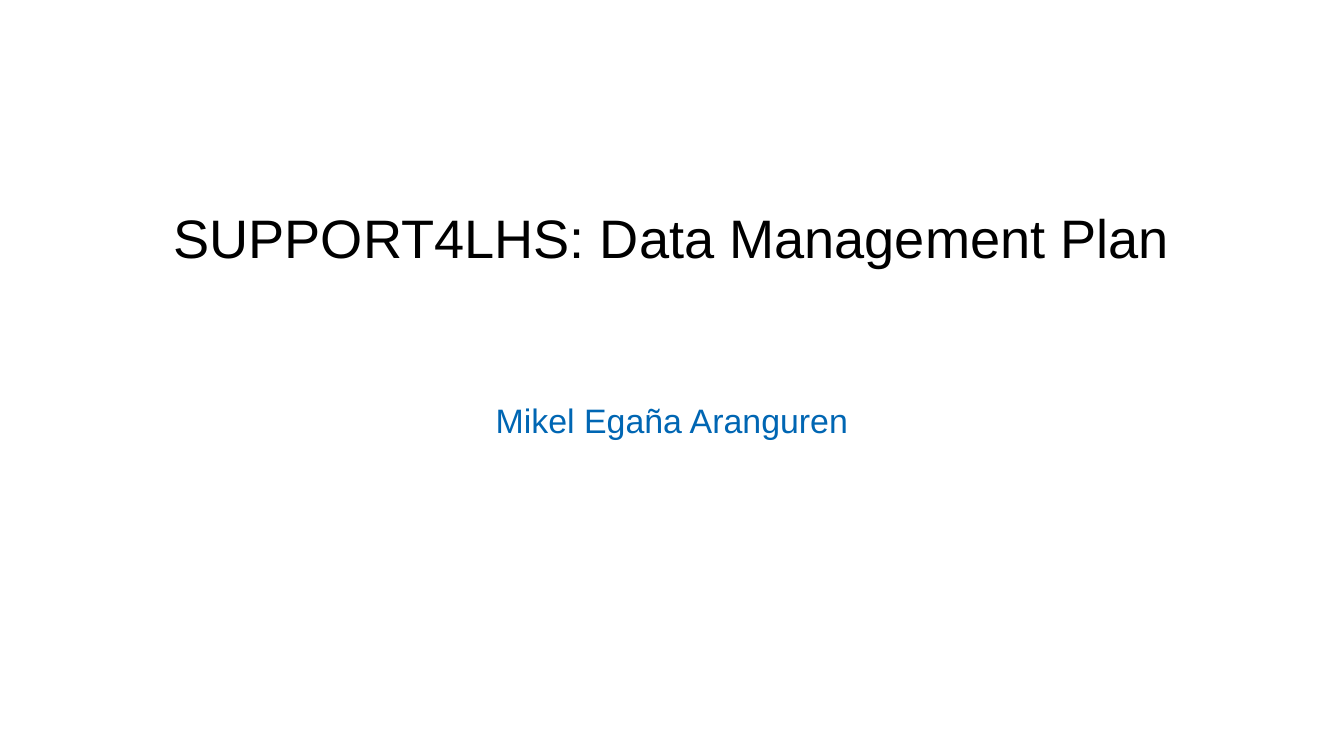
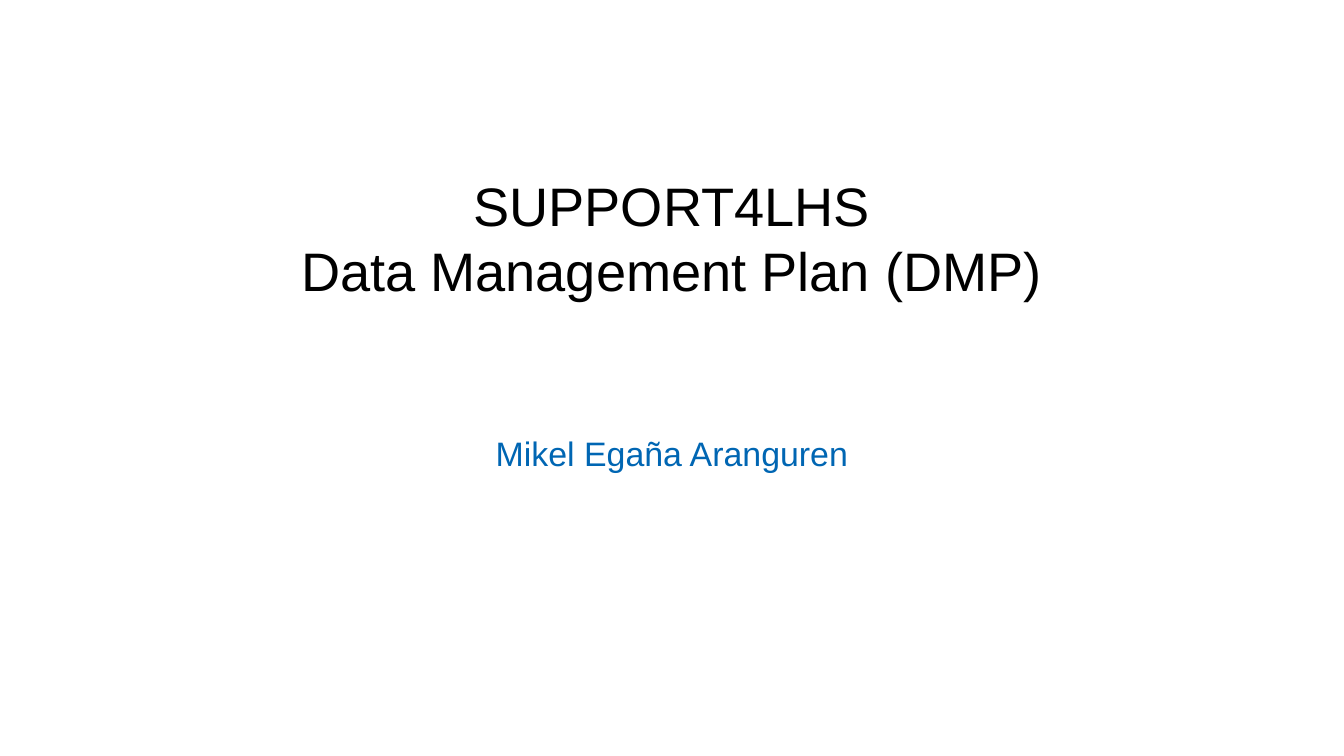
Before and after one commit to mikel-egana-aranguren/MINEGRAPH-MINEGUIDE-FAIR-DMP, a slide deck: slide 1 of doc/FAIR-DMP-kick-off.odp. Drawn at 1344x756 pixels with LibreOffice and Linux fonts; fonts in the diff are those of the drawing; background and template pictures are left out. Boxes give left, top, right and bottom in pixels: in the first picture for what was removed or moved away, otherwise in the second. Text is boxed around its words. In the diff, an @@ line names an element or a change of style, - is before the commit and + after.

```diff
--- a/doc/FAIR-DMP-kick-off.odp
+++ b/doc/FAIR-DMP-kick-off.odp
@@ subtitle at <box>301,188,1042,300</box>: text changed @@
-SUPPORT4LHS: Data Management Plan
+SUPPORT4LHS
+Data Management Plan (DMP)
```
Also in this commit, not shown: 3 other slides changed.
